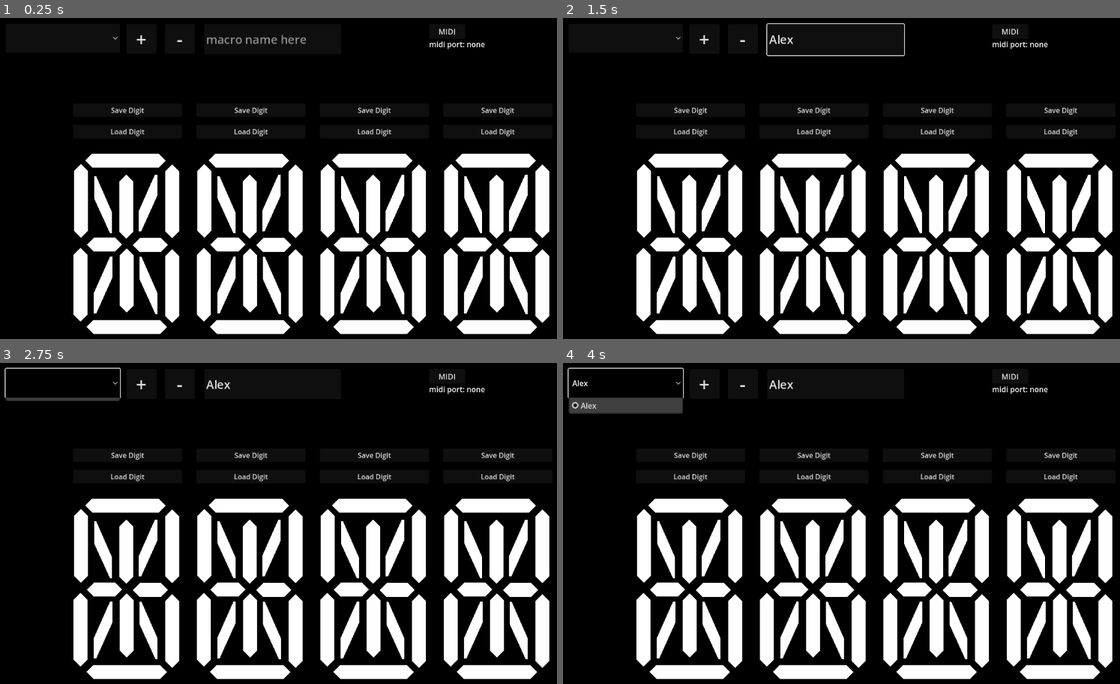
Above: before the commit, frames 1-4 (two rows, left to right).
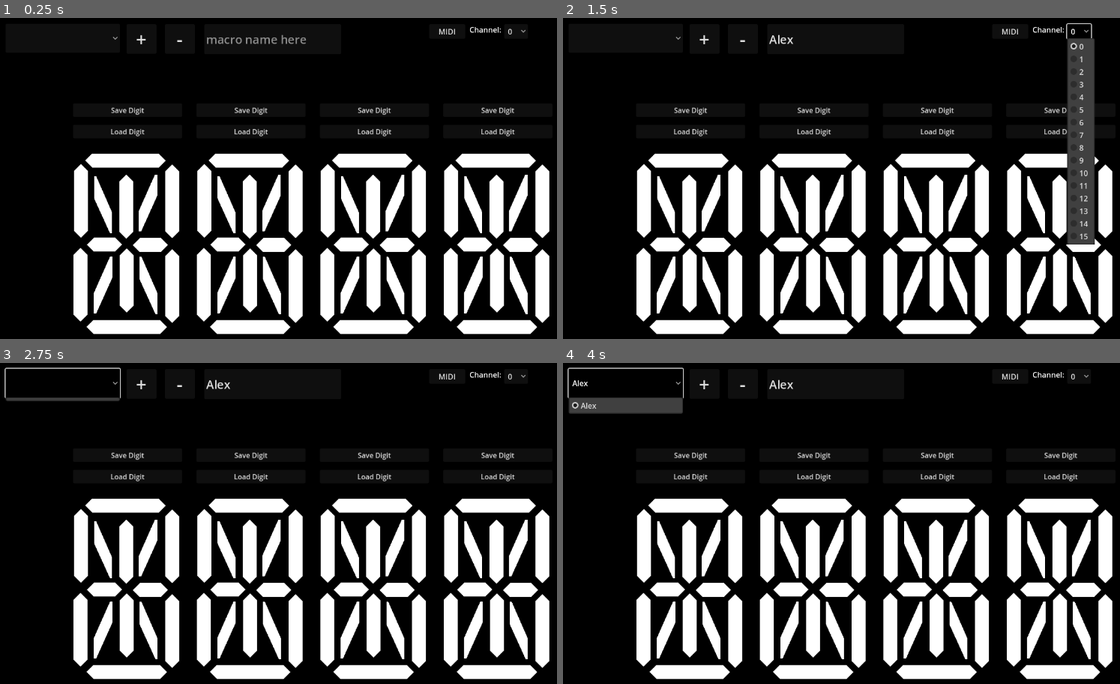
Above: after the commit, the same moments.

Repository: richardmrodriguez/VCR2L-SoftwarePuppetControl
Game: Godot game, scene res://Main.tscn
Same seed, same stepped clock (60 frames per second), same inputs: the game is played once before the commit and once after it.
Inputs (mouse positions are in pixels of both pictures, inside the frame that each line leads up to):
- Up to frame 1 (0.25 s): no input
- Up to frame 2 (1.5 s): click (835, 40) at 0.52 s; type "Alex" at 0.6 s; click (1081, 30) at 1.25 s, where only the run after the commit has a clickable "0"
- Up to frame 3 (2.75 s): click (61, 382) at 2 s
- Up to frame 4 (4 s): click "+" at 2.75 s; click "Alex" at 3.5 s

The runs differ from the first frame. In frame 1, 0.2% of the frame differs, in the area x 77-95%, y 2-10%; in frame 2, 3.5%, in the area x 36-96%, y 1-71%; in frame 3, 0.2%; in frame 4, 0.2%.

Commit message:
added MIDI channel selection to LED EDITOR -- can use multiple LED editors as simultaneous animation viewers now

Diff:
--- /dev/null
+++ b/VCR2L - LED Editor/MIDI CHANNELS.gd
@@ -0,0 +1,12 @@
+extends OptionButton
+
+
+# Called when the node enters the scene tree for the first time.
+func _ready():
+	for n: int in range(16):
+		add_item(str(n))
+	item_selected.connect(func(index: int) -> void:
+		var main: Node = get_tree().root.get_child(0)
+		main.selected_midi_input_channel = index
+		print("updated MIDI input channel: ", main.selected_midi_input_channel)
+		)
--- a/VCR2L - LED Editor/Main.tscn
+++ b/VCR2L - LED Editor/Main.tscn
@@ -9,6 +9,7 @@
 [ext_resource type="Script" path="res://Scripts/CurrentMacroName.gd" id="4_toxss"]
 [ext_resource type="Script" path="res://Scripts/Digits.gd" id="5_e6ugy"]
 [ext_resource type="Script" path="res://MIDI Monitor.gd" id="5_f8rm0"]
+[ext_resource type="Script" path="res://MIDI CHANNELS.gd" id="6_a8v03"]
 
 [node name="Main" type="Node2D"]
 script = ExtResource("1_fgveu")
@@ -73,10 +74,17 @@
 
 [node name="Label" type="Label" parent="Main Controls/MacroDropdown/MIDI Monitor"]
 layout_mode = 0
-offset_top = 31.0
-offset_right = 120.0
-offset_bottom = 54.0
-text = "midi port: none"
+offset_left = 86.0
+offset_right = 206.0
+offset_bottom = 23.0
+text = "Channel:"
+
+[node name="MIDI CHANNELS" type="OptionButton" parent="Main Controls/MacroDropdown/MIDI Monitor"]
+layout_mode = 0
+offset_left = 160.0
+offset_right = 205.0
+offset_bottom = 21.0
+script = ExtResource("6_a8v03")
 
 [node name="FileDialog" type="FileDialog" parent="Main Controls"]
 position = Vector2i(0, 36)
--- a/VCR2L - LED Editor/Scripts/FileDialog.gd
+++ b/VCR2L - LED Editor/Scripts/FileDialog.gd
@@ -1,4 +1,3 @@
-
 extends FileDialog
 
 @onready var main_node = get_tree().root.get_node("Main")
@@ -7,7 +6,9 @@
 
 func _ready():
 	access = FileDialog.ACCESS_FILESYSTEM
-	use_native_dialog = true
+	if OS.get_name() != "Linux":
+		use_native_dialog = true
+	filters = PackedStringArray(["*"])
 
 var window_size = {
 	"w": 960,
@@ -28,13 +29,14 @@
 	open_load_menu("Load macro: ")
 
 func open_save_menu(menu_text: String):
-	access = FileDialog.ACCESS_FILESYSTEM
+	#access = FileDialog.ACCESS_FILESYSTEM
 	file_mode = FileDialog.FILE_MODE_SAVE_FILE
 	popup_centered(Vector2i(window_size["w"], window_size["h"]))
 	set_title(menu_text)
 
 func open_load_menu(menu_text: String):
-	access = FileDialog.ACCESS_FILESYSTEM
+	clear_filters()
+	#access = FileDialog.ACCESS_FILESYSTEM
 	file_mode = FileDialog.FILE_MODE_OPEN_FILE
 	popup_centered(Vector2i(window_size["w"], window_size["h"]))
 	set_title(menu_text)
@@ -44,7 +46,7 @@
 	var json = JSON.new()
 
 	match file_mode:
-		FILE_MODE_OPEN_FILE: 	# JSON writes the integers as "strings",
+		FILE_MODE_OPEN_FILE: # JSON writes the integers as "strings",
 								# which means the indexes have to be read with str()
 			var file
 
--- a/VCR2L - LED Editor/Scripts/Main.gd
+++ b/VCR2L - LED Editor/Scripts/Main.gd
@@ -4,7 +4,7 @@
 @onready var file_dialog = get_node("Main Controls/FileDialog")
 @onready var digit_file_dialog = get_node("Main Controls/DigitFileDialog")
 
-var selected_midi_input_channel: int = 1
+var selected_midi_input_channel: int = 0
 
 var segments_dict_clipboard = {}
 var current_macros = {
@@ -118,12 +118,13 @@
 
 func _input(event):
 	if event is InputEventMIDI:
+		if event.channel != selected_midi_input_channel:
+			return
 		if event.message != MIDI_MESSAGE_NOTE_ON:
 			return
-		print_debug("Midi note received!")
-		if event.channel != selected_midi_input_channel:
-			return
-		if not event.pitch <= current_macros.keys().size():
+		print("Midi note received! | ", event.pitch)
+
+		if not event.pitch < current_macros.keys().size():
 			print_debug("Can't find macro for that pitch: ", event.pitch)
 			print(current_macros.keys())
 			return
Not shown: 1 places in VCR2L - LED Editor/Main.tscn that only renumber resources
